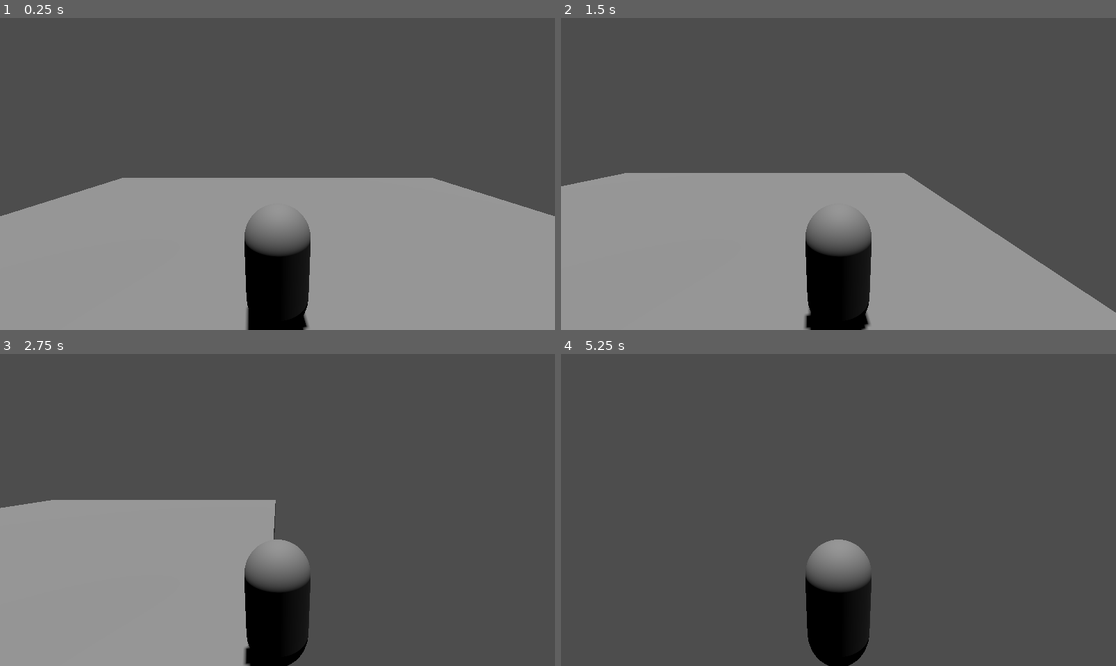
Above: before the commit, frames 1-4 (two rows, left to right).
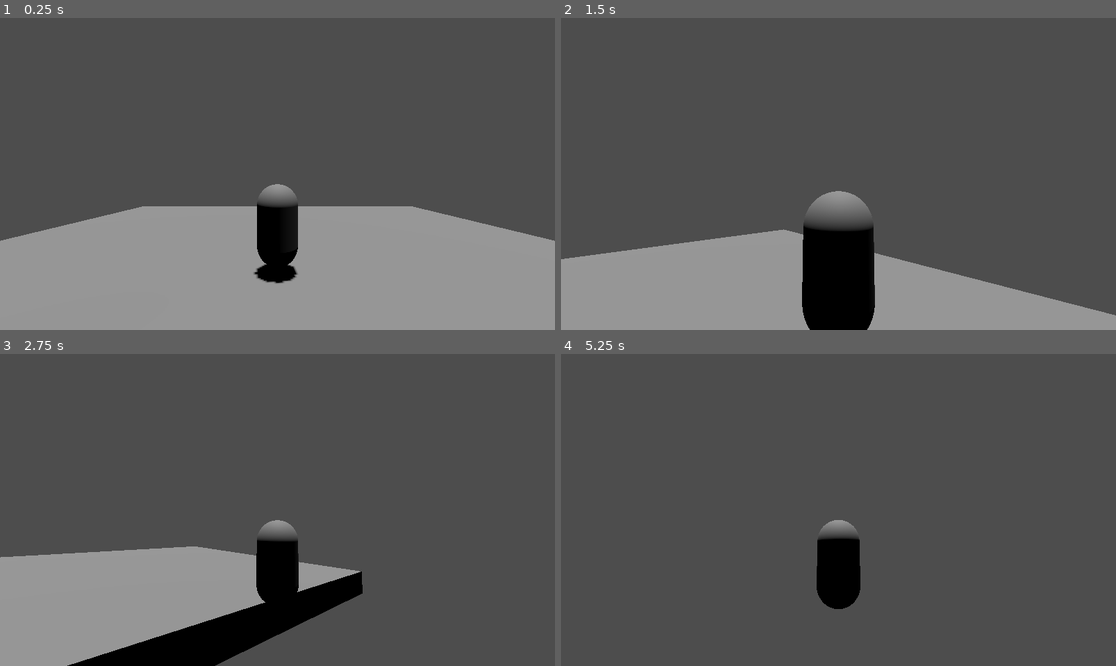
Above: after the commit, the same moments.

Repository: kenjan35/Mons-Hunt
Game: Godot game, scene res://scenes/main.tscn
The game is run twice, just before and just after one commit, with the same random seed, the same clock (stepped at 60 frames per second) and the same inputs.
Inputs (mouse positions are in pixels of both pictures, inside the frame that each line leads up to):
- Up to frame 1 (0.25 s): no input
- Up to frame 2 (1.5 s): move the mouse to (960, 158) at 0.52 s; hold Right (move_right) 0.53-1.28 s; hold Tab (mouse_capture, bound only after the commit) 0.53-1.28 s; tap Space (jump) at 0.77, 1.07 s; tap Mouse wheel up (zoom_in, bound only after the commit) at 0.8, 1.35 s; move the mouse to (727, 189) at 1.27 s; hold Down (move_back) from 1.28 s (still down)
- Up to frame 3 (2.75 s): tap Space (jump) at 1.52, 1.82, 2.3 s; tap Mouse wheel down (zoom_out, bound only after the commit) at 1.55 s; move the mouse to (333, 441) at 2.02 s; release Down (move_back) at 2.03 s; hold Right (move_right) from 2.03 s (still down); hold Mouse wheel down (zoom_out, bound only after the commit) from 2.03 s (still down)
- Up to frame 4 (5.25 s): move the mouse to (810, 572) at 2.77 s; release Right (move_right) at 2.78 s; release Mouse wheel down (zoom_out, bound only after the commit) at 2.78 s; hold Up (move_forward) 2.78-3.53 s; tap Space (jump) at 2.85, 3.02, 3.32, 3.77, 4.07, 4.52, 4.82 s; tap Tab (mouse_capture, bound only after the commit) at 3.05 s; move the mouse to (1005, 556) at 3.52 s; hold Tab (mouse_capture, bound only after the commit) 3.53-4.28 s; hold Left (move_left) 3.53-5.03 s; tap Mouse wheel up (zoom_in, bound only after the commit) at 3.8, 4.35 s; move the mouse to (672, 463) at 4.27 s; tap Mouse wheel down (zoom_out, bound only after the commit) at 4.55 s; tap Enter at 5 s; move the mouse to (866, 510) at 5.02 s; hold Down (move_back) from 5.03 s (still down); hold Mouse wheel down (zoom_out, bound only after the commit) from 5.03 s (still down)

The runs differ from the first frame. In frame 1, 13% of the frame differs, in the area x 0-100%, y 51-100%; in frame 2, 20%, in the area x 0-100%, y 49-100%; in frame 3, 15%; in frame 4, 3.9%.

Commit message:
update: correcting player movements
Adding a jump option, using the gravity inside the settings, change the
forward direction with the one the springarm is giving

Diff:
--- a/cacahuete/project.godot
+++ b/cacahuete/project.godot
@@ -51,10 +51,26 @@
 , Object(InputEventJoypadButton,"resource_local_to_scene":false,"resource_name":"","device":-1,"button_index":0,"pressure":0.0,"pressed":false,"script":null)
 ]
 }
+zoom_in={
+"deadzone": 0.2,
+"events": [Object(InputEventMouseButton,"resource_local_to_scene":false,"resource_name":"","device":-1,"window_id":0,"alt_pressed":false,"shift_pressed":false,"ctrl_pressed":false,"meta_pressed":false,"button_mask":8,"position":Vector2(366, 20),"global_position":Vector2(375, 68),"factor":1.0,"button_index":4,"canceled":false,"pressed":true,"double_click":false,"script":null)
+]
+}
+zoom_out={
+"deadzone": 0.2,
+"events": [Object(InputEventMouseButton,"resource_local_to_scene":false,"resource_name":"","device":-1,"window_id":0,"alt_pressed":false,"shift_pressed":false,"ctrl_pressed":false,"meta_pressed":false,"button_mask":16,"position":Vector2(420, 17),"global_position":Vector2(429, 65),"factor":1.0,"button_index":5,"canceled":false,"pressed":true,"double_click":false,"script":null)
+]
+}
+mouse_capture={
+"deadzone": 0.2,
+"events": [Object(InputEventKey,"resource_local_to_scene":false,"resource_name":"","device":-1,"window_id":0,"alt_pressed":false,"shift_pressed":false,"ctrl_pressed":false,"meta_pressed":false,"pressed":false,"keycode":0,"physical_keycode":4194306,"key_label":0,"unicode":0,"location":0,"echo":false,"script":null)
+]
+}
 
 [physics]
 
 3d/physics_engine="Jolt Physics"
+3d/default_gravity=15.0
 
 [rendering]
 
--- a/cacahuete/scenes/character.tscn
+++ b/cacahuete/scenes/character.tscn
@@ -1,6 +1,7 @@
 [gd_scene format=3 uid="uid://c52citb4ahl1h"]
 
 [ext_resource type="Script" uid="uid://ct5dnxqbf52cf" path="res://scripts/character.gd" id="1_agfs1"]
+[ext_resource type="Script" uid="uid://br4qldcaw76ta" path="res://scripts/spring_arm_camera_3d.gd" id="2_rkhd4"]
 
 [sub_resource type="CapsuleShape3D" id="CapsuleShape3D_dkjbp"]
 radius = 0.48242188
@@ -18,8 +19,10 @@
 [node name="MeshInstance3D" type="MeshInstance3D" parent="." unique_id=981050565]
 mesh = SubResource("CapsuleMesh_agfs1")
 
-[node name="Marker3D" type="Marker3D" parent="." unique_id=1480505396]
-transform = Transform3D(1, 0, 0, 0, 1, 0, 0, 0, 1, 0, 2.0954165, 2.8105714)
+[node name="SpringArm3D" type="SpringArm3D" parent="." unique_id=1695428081]
+transform = Transform3D(1, 0, 0, 0, 1, 0, 0, 0, 1, 0, 1.2515008, 0)
+spring_length = 5.0
+script = ExtResource("2_rkhd4")
 
-[node name="Camera3D" type="Camera3D" parent="Marker3D" unique_id=1394903732]
-transform = Transform3D(1, 0, 0, 0, 0.9765598, 0.21524668, 0, -0.21524668, 0.9765598, 0, 0, 0)
+[node name="Camera3D" type="Camera3D" parent="SpringArm3D" unique_id=335375308]
+transform = Transform3D(1, 0, 0, 0, 1, 0, 0, 0, 1, 0, 0, 2.7426212)
--- a/cacahuete/scripts/character.gd
+++ b/cacahuete/scripts/character.gd
@@ -1,39 +1,33 @@
 extends CharacterBody3D
 
-# How fast the player moves in meters per second.
-@export var speed = 7
-# The downward acceleration when in the air, in meters per second squared.
-@export var fall_acceleration = 75
+@export var speed = 7.0
+@export var jump_velocity = 7.0
 
-# How far the player can jump
-@export var jump = 2
+@onready var spring_arm = $SpringArm3D
 
-var target_velocity = Vector3.ZERO
-
+# Get the gravity from the project settings
+var gravity = ProjectSettings.get_setting("physics/3d/default_gravity")
 
 func _physics_process(delta):
-	var direction = Vector3.ZERO
+	if not is_on_floor():
+		velocity.y -= gravity * delta
 
-	if Input.is_action_pressed("move_right"):
-		direction.x += 1
-	if Input.is_action_pressed("move_left"):
-		direction.x -= 1
-	if Input.is_action_pressed("move_back"):
-		direction.z += 1
-	if Input.is_action_pressed("move_forward"):
-		direction.z -= 1
-	#if is_on_floor() and Input.is_action_just_pressed("jump"):
-		#direction.y += jump
+	if Input.is_action_just_pressed("jump") and is_on_floor():
+		velocity.y = jump_velocity
 
-	# Ground Velocity
-	target_velocity.x = direction.x * speed
-	target_velocity.z = direction.z * speed
-	#target_velocity.y = direction.y
+	var input_dir = Input.get_vector("move_left", "move_right", "move_forward", "move_back")
+	var forward = spring_arm.global_transform.basis.z
+	var right = spring_arm.global_transform.basis.x
+	forward.y = 0
+	right.y = 0
+	forward = forward.normalized()
+	right = right.normalized()
+	var direction = (forward * input_dir.y + right * input_dir.x).normalized()
+	if direction != Vector3.ZERO:
+		velocity.x = direction.x * speed
+		velocity.z = direction.z * speed
+	else:
+		velocity.x = move_toward(velocity.x, 0, speed)
+		velocity.z = move_toward(velocity.z, 0, speed)
 
-	# Vertical Velocity
-	if not is_on_floor(): # If in the air, fall towards the floor. Literally gravity
-		target_velocity.y = target_velocity.y - (fall_acceleration * delta)
-
-	# Moving the Character
-	velocity = target_velocity
 	move_and_slide()
